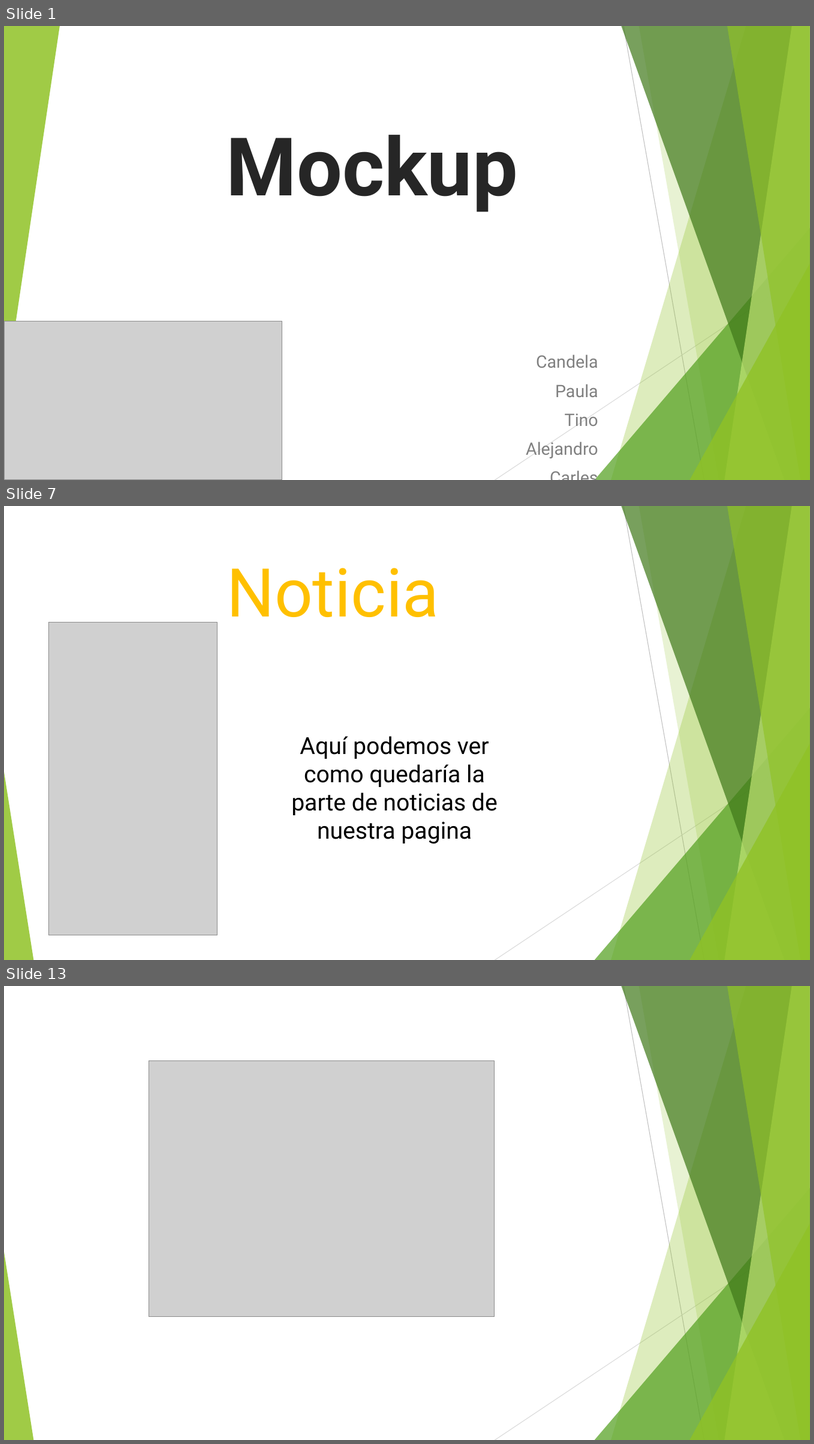
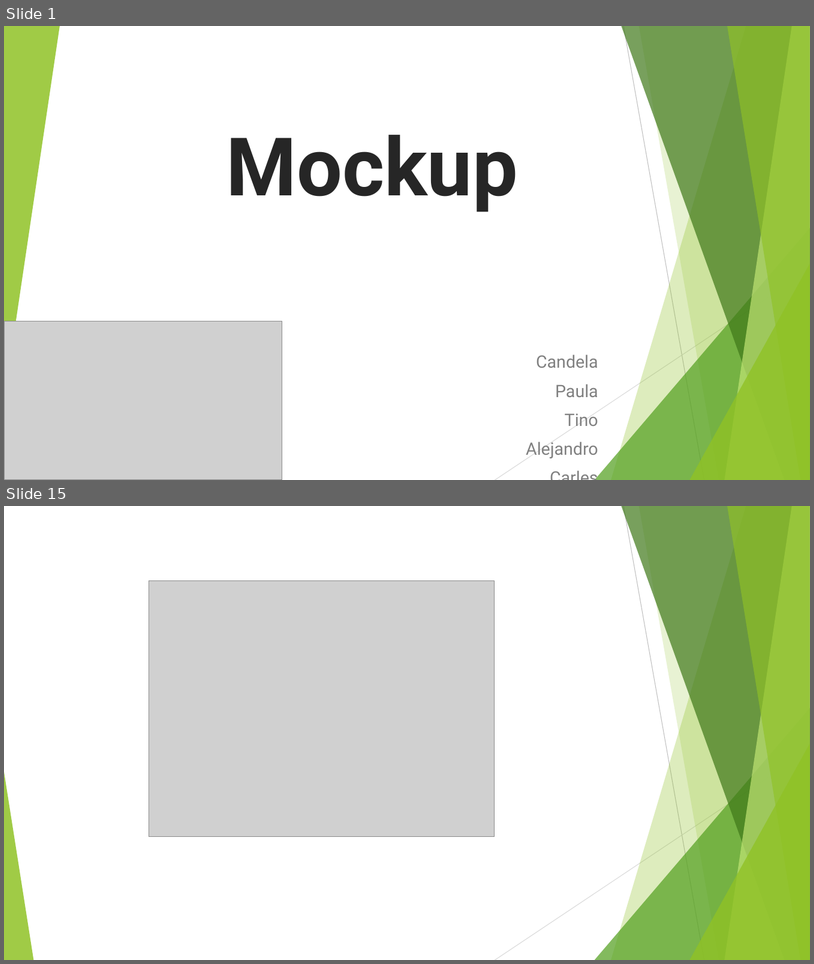
Before and after one commit to Tiinocm/ProyectoIntegrado, a slide deck: carles/poryecto integrado.pptx. Shown one above the other, each under a label of ours: slides 1, 7 and 13 before the commit, slides 1 and 15 after it; the slides between them are not shown. The pictures are 814x1444 and 814x964 pixels, drawn with LibreOffice and Linux fonts; fonts in the diff are those of the drawing; grey boxes stand for pictures. Boxes give left, top, right and bottom in pixels: in the first picture for what was removed or moved away, otherwise in the second. Text is boxed around its words. In the diff, an @@ line names an element or a change of style, - is before the commit and + after.

```diff
--- a/carles/poryecto integrado.pptx
+++ b/carles/poryecto integrado.pptx
@@ slide 7 removed at [4,506,810,960], background #FFFFFF; not listed: 10 template elements that a slide beside it also shows @@
@@ title removed at [227,568,439,617] @@
-Noticia
@@ picture removed at [49,622,217,935] @@
@@ text removed at [291,736,498,843] @@
-Aquí podemos ver como quedaría la parte de noticias de nuestra pagina
@@ what was slide 13 is now slide 15 @@
```
Also in this commit, not shown: 6 slides changed, 7 slides added, 4 other slides removed.
